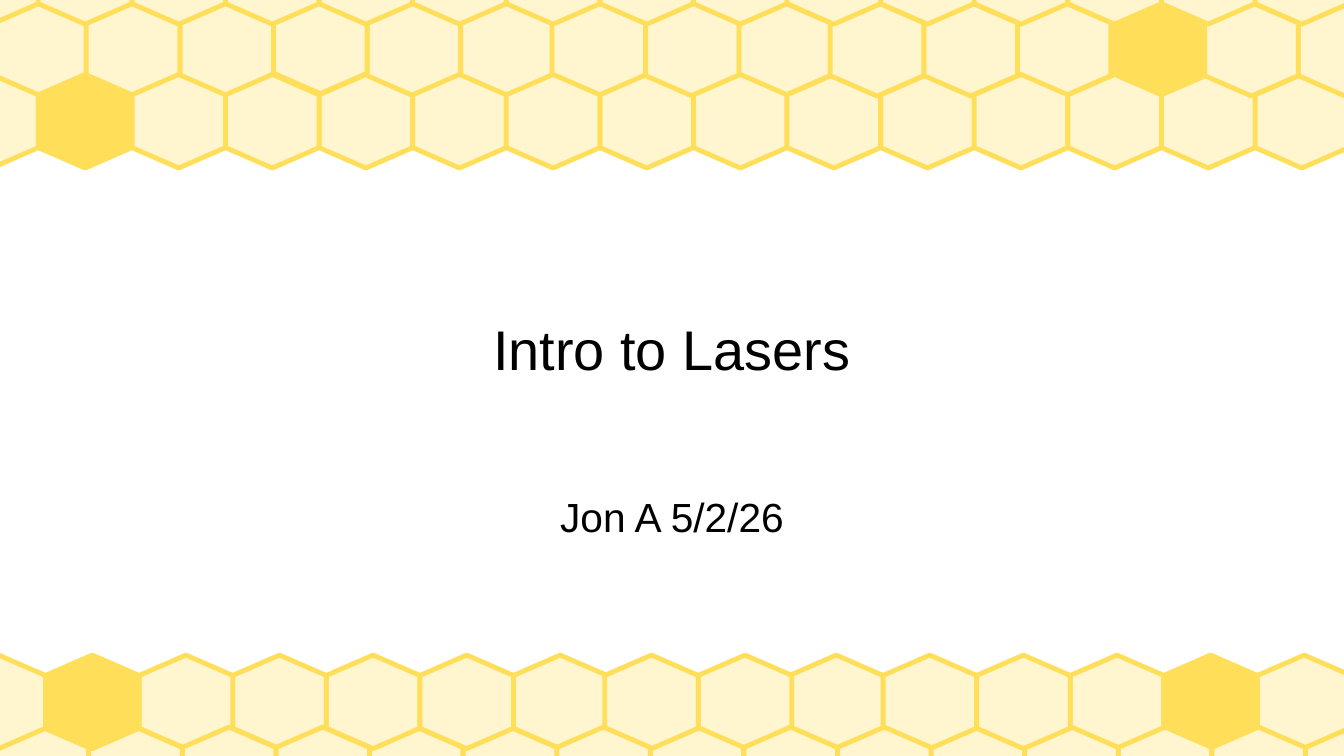
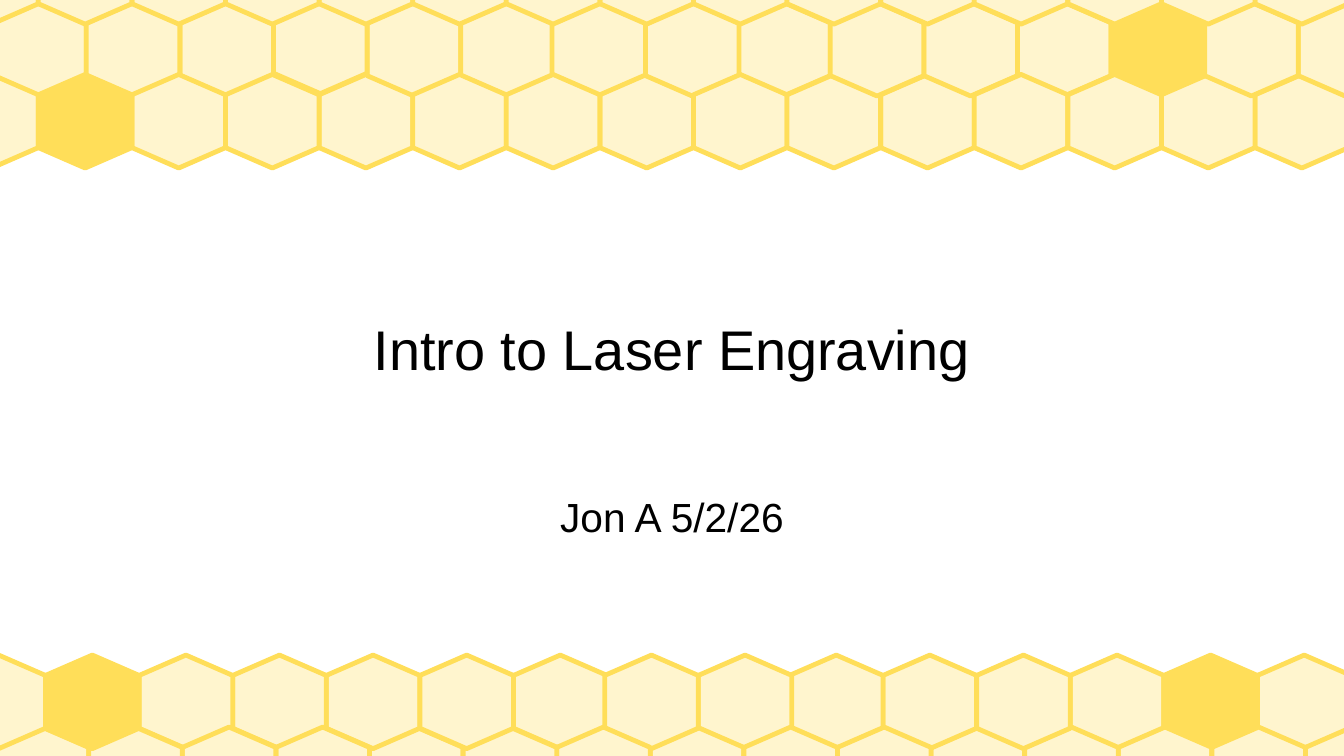
Before and after one commit to jarney/SparkStudioSalem-IndustrialLaserCutters, a slide deck: slide 1 of Training-GeneralPublic.odp. Drawn at 1344x756 pixels with LibreOffice and Linux fonts; fonts in the diff are those of the drawing. Boxes give left, top, right and bottom in pixels: in the first picture for what was removed or moved away, otherwise in the second. Text is boxed around its words. In the diff, an @@ line names an element or a change of style, - is before the commit and + after.

```diff
--- a/Training-GeneralPublic.odp
+++ b/Training-GeneralPublic.odp
@@ title at box(374, 329, 969, 380): text changed @@
-Intro to Lasers
+Intro to Laser Engraving
```
Also in this commit, not shown: 12 other slides changed, 6 slides added, 1 slide removed, 3 other files.
